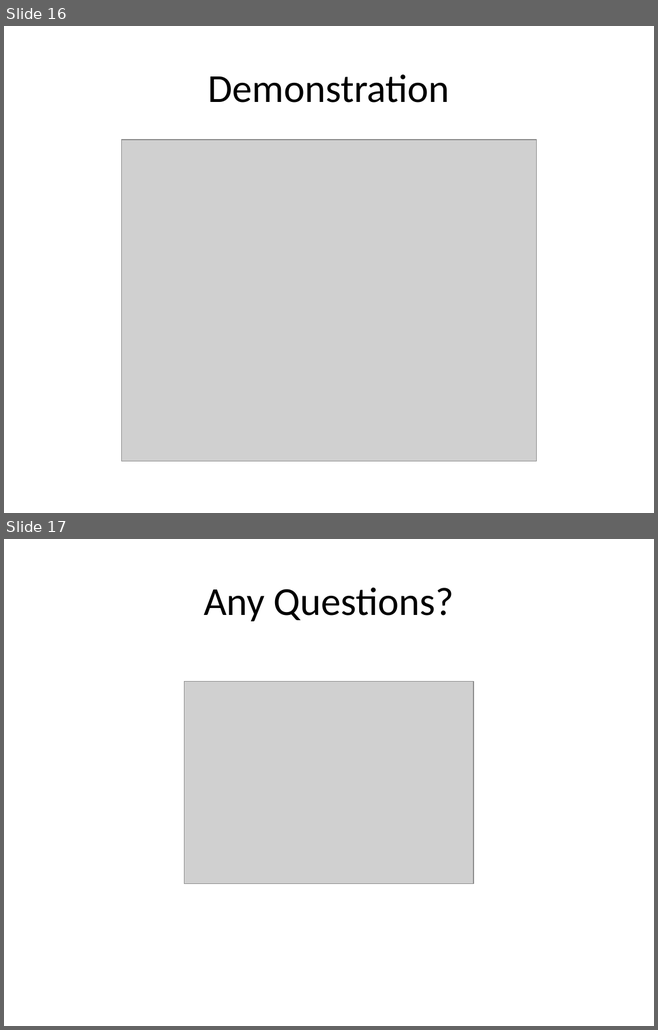
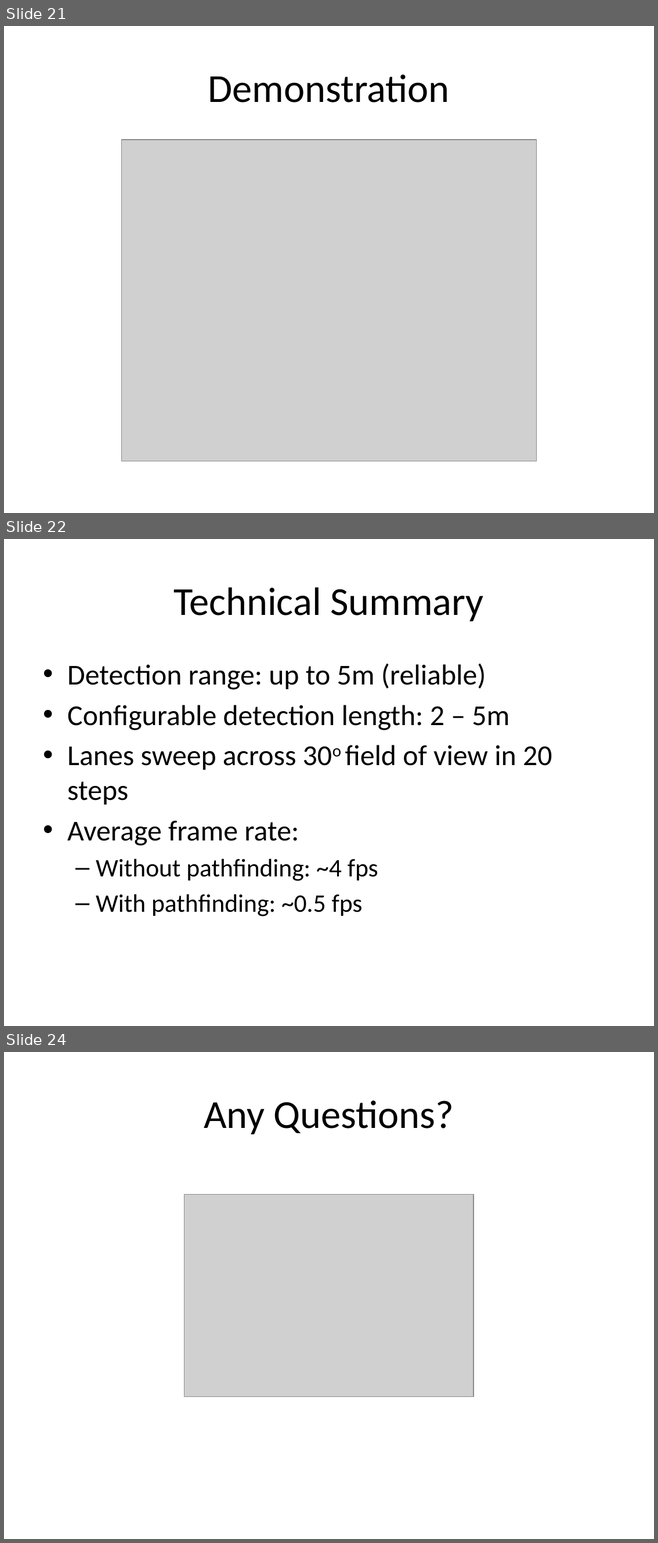
Before and after one commit to michaelwh/kinect-wheelchair, a slide deck: Autonomous Wheelchair using Structured Light.pptx. Shown one above the other, each under a label of ours: slides 16 and 17 before the commit, slides 21, 22 and 24 after it; the slides between them are not shown. The pictures are 658x1030 and 658x1543 pixels, drawn with LibreOffice and Linux fonts; fonts in the diff are those of the drawing; grey boxes stand for pictures. Boxes give left, top, right and bottom in pixels: in the first picture for what was removed or moved away, otherwise in the second. Text is boxed around its words. In the diff, an @@ line names an element or a change of style, - is before the commit and + after.

```diff
--- a/Autonomous Wheelchair using Structured Light.pptx
+++ b/Autonomous Wheelchair using Structured Light.pptx
@@ slide 22 added at box(4, 539, 654, 1026), background #FFFFFF @@
@@ title added at box(173, 587, 483, 621), 44 pt, text #000000 @@
+Technical Summary
@@ text added at box(67, 664, 552, 917), 32 pt, text #000000 @@
+• Detection range: up to 5m (reliable)
+• Configurable detection length: 2 – 5m
+• Lanes sweep across 30o field of view in 20 steps
+• Average frame rate:
+  – Without pathfinding: ~4 fps
+  – With pathfinding: ~0.5 fps
@@ what was slide 16 is now slide 21 @@
@@ what was slide 17 is now slide 24 @@
```
Also in this commit, not shown: 8 slides changed, 8 other slides added, 2 slides removed.
